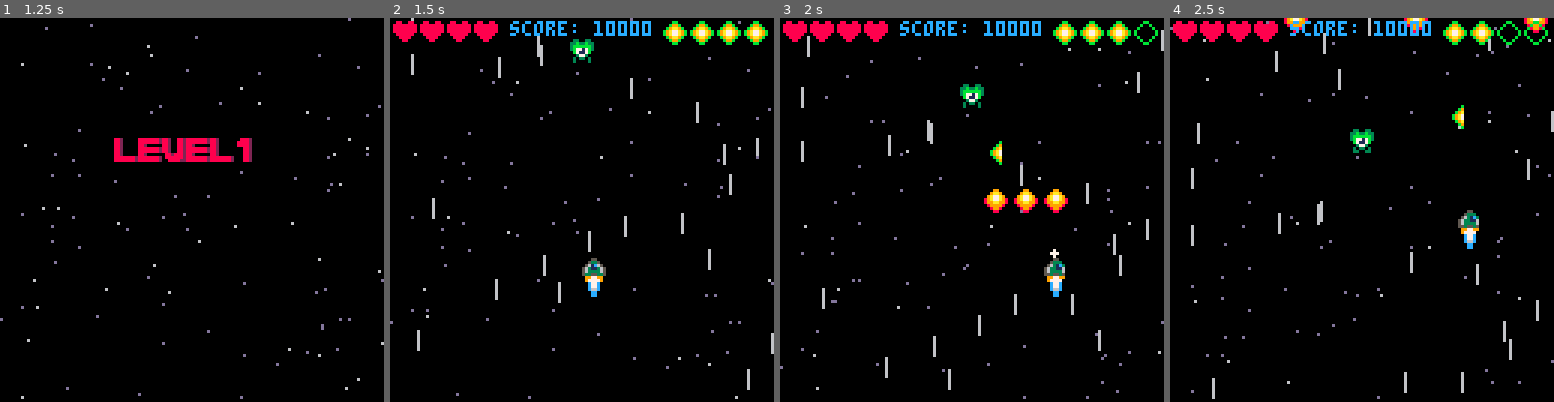
Above: before the commit, frames 1-4 (left to right).
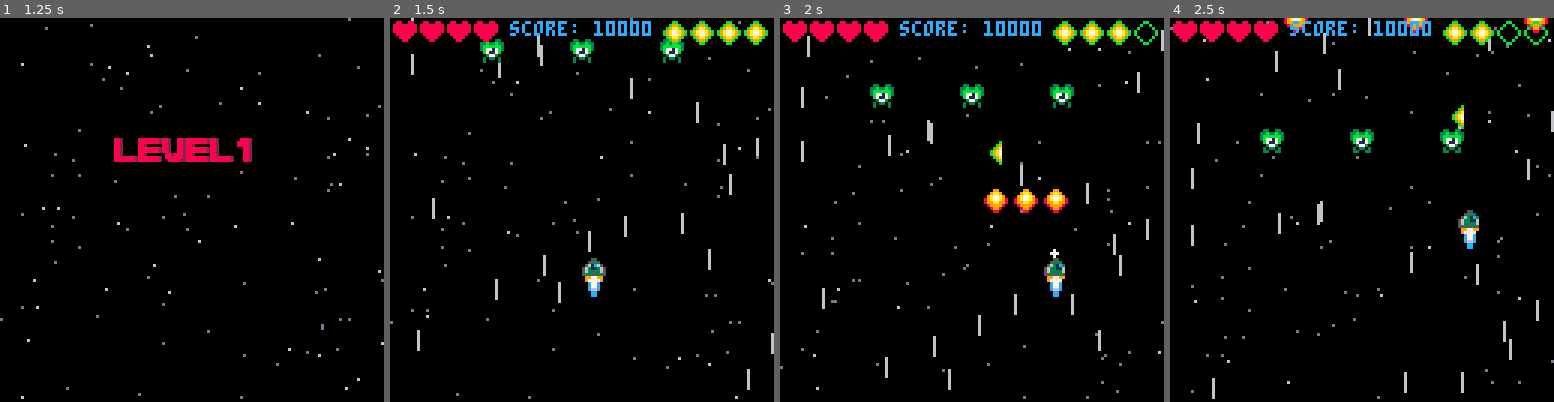
Above: after the commit, the same moments.

Repository: simonanger/pico8_shmup
Game: PICO-8 cartridge shmup.p8
Two runs of this game, one before a commit and one after it. Both use one fixed random seed, a clock stepped at 60 frames per second and the inputs below.
Inputs:
- Up to frame 1 (1.25 s): tap X (X key) at 0.33, 1.07 s; tap O (Z key) at 0.7 s
- Up to frame 2 (1.5 s): no input
- Up to frame 3 (2 s): hold Right from 1.6 s (still down); tap O (Z key) at 1.7 s; tap X (X key) at 1.85 s
- Up to frame 4 (2.5 s): release Right at 2.1 s; tap O (Z key) at 2.1 s; hold Up 2.15-2.42 s; hold Right from 2.47 s (still down)

Frame 1 is identical in both runs. In frame 2, 0.5% of the frame differs, in the area x 23-77%, y 5-12%; in frame 3, 0.5%; in frame 4, 0.6%, in the area x 23-77%, y 28-36%.

Commit message:
created enemfunc

Diff:
--- a/shmup.p8
+++ b/shmup.p8
@@ -78,13 +78,8 @@
  bomba={}
 
  enemies={}
-
- local myen={}
- myen.x=60
- myen.y=5
- myen.spr=21
-
- add(enemies,myen)
+ enemfunc()
+
 end
 -->8
 -- tools
@@ -213,6 +208,7 @@
 
   if myen.y>128 then
    del(enemies,myen)
+   enemfunc()
   end
  end
 
@@ -425,6 +421,23 @@
     add(bulls,newbul)
    end
  end
+end
+-->8
+-- enemies
+function enemfunc()
+	for i=1,3 do
+	  local myen={}
+	  myen.x=60
+	  myen.y=5
+	  myen.spr=21
+
+	  if i==2 then
+	   myen.x=30
+	  elseif i==3 then
+	   myen.x=90
+	  end
+	  add(enemies,myen)
+	 end
 end
 __gfx__
 00000000000550000005500000055000000000000000000000000000000000000000000000000000088008800880088000000000005aa5000099990000000000
